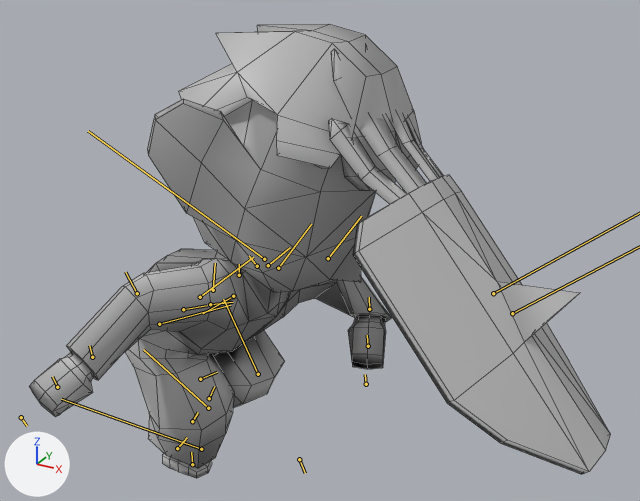
Two versions of the FBX model Assets/Resources/Animations/Player/JumpRun/HugoPlayerRun.fbx, one commit apart.
Before and after are seen from a 50 mm camera at (1.077, -1.38, 1.268) aimed at (0.359, -0.075, 0.615). Every picture has the same lights, and +X, +Y and +Z are marked at lower left. Both versions are drawn at frame 11 of the action 'PlayerRun'; the numbers are the values there. The bones that bend it are drawn over the model as lines. Mesh edges are drawn as thin lines.

In view in the first picture: 'MayanMask4', 'hugo'.
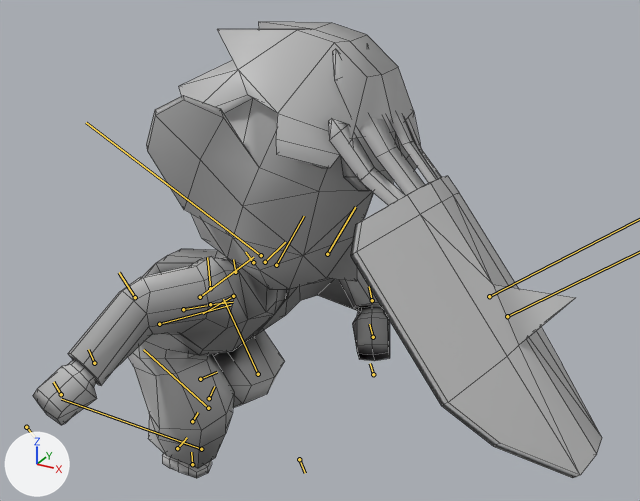
Location of each change, (x1, y1, x2, y2) in pixels of the pictures (640 x 501 px):
'hugo', posed: before (29, 24, 421, 478); after (33, 22, 420, 478)
'MayanMask4', posed: before (328, 49, 611, 474); after (328, 43, 602, 478)
bone 'bind_neck_01', root to tip: before (257, 266) to (249, 256); after (253, 262) to (245, 252)
bone 'bind_l_shourder_02', root to tip: before (268, 265) to (290, 247); after (265, 262) to (285, 242)
bone 'bind_r_shourder_02', root to tip: before (239, 275) to (239, 264); after (235, 272) to (233, 259)

The edits, one by one:
Bone 'bind_neck_01' (bone_bind_neck_01) moves from (-2.1, 3.6, 0.9) to (-2.8, 4.3, 1.0).
Bone 'bind_neck_01' (bone_bind_neck_01) turns from (2, 1, 36) to (2, 1, 35) degrees about its own x, y and z.
Bone 'bind_l_shourder_02' (bone_bind_l_shourder_02) moves from (-0.6, -0.6, -3.0) to (-0.5, -0.9, -3.9).
Bone 'bind_l_shourder_02' (bone_bind_l_shourder_02) turns from (-16, -18, 9) to (-22, -20, 11) degrees about its own x, y and z.
Bone 'bind_r_shourder_02' (bone_bind_r_shourder_02) moves from (1.3, -0.8, 4.1) to (1.6, -1.1, 4.8).
Bone 'bind_r_shourder_02' (bone_bind_r_shourder_02) turns from (23, 5, -6) to (28, 9, -6) degrees about its own x, y and z.
